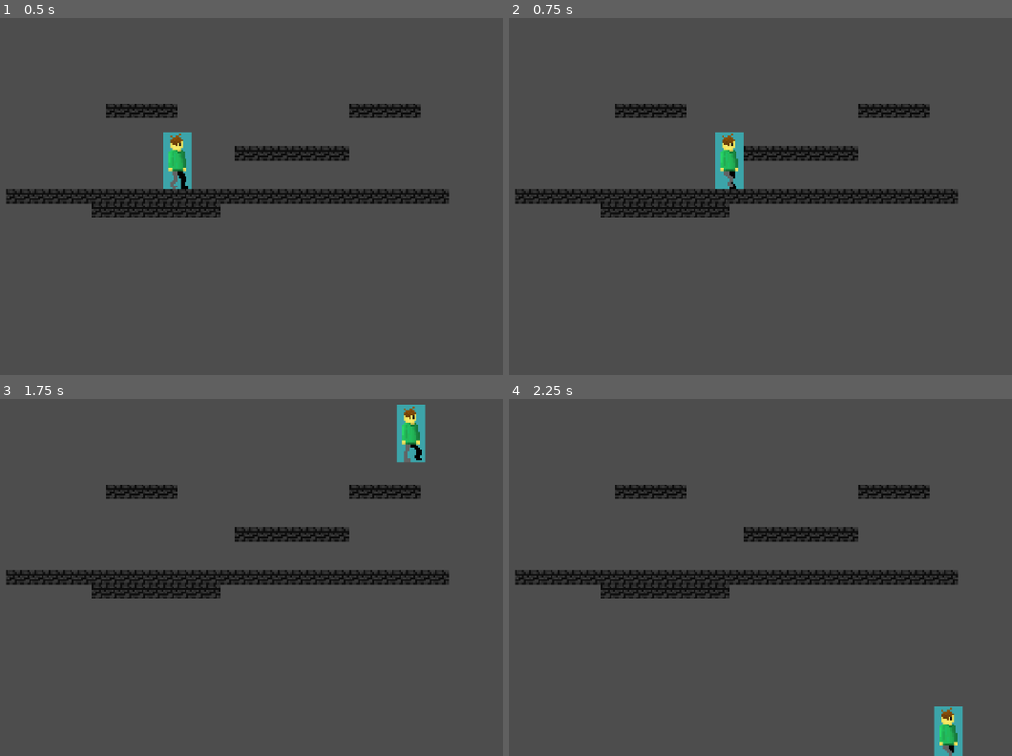
Above: before the commit, frames 1-4 (two rows, left to right).
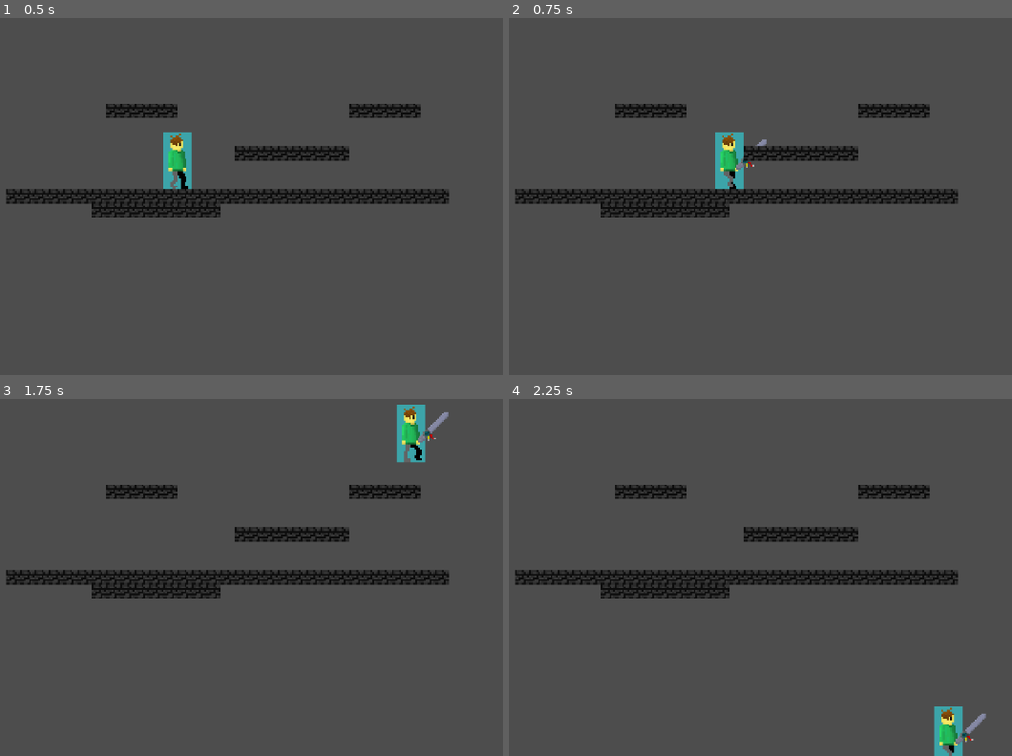
Above: after the commit, the same moments.

Repository: waterslinky/Game2
Game: Godot game, scene res://scenes/main.tscn
The game is run twice, just before and just after one commit, with the same random seed, the same clock (stepped at 60 frames per second) and the same inputs.
Inputs (mouse positions are in pixels of both pictures, inside the frame that each line leads up to):
- Up to frame 1 (0.5 s): no input
- Up to frame 2 (0.75 s): tap Enter (ui_accept) at 0.5 s; move the mouse to (846, 139) at 0.52 s; hold Right (ui_right) from 0.53 s (still down); click (846, 139) at 0.6 s
- Up to frame 3 (1.75 s): keep holding Right (ui_right); tap Enter (ui_accept) at 0.77, 0.8, 1.07, 1.35, 1.52 s; move the mouse to (20, 563) at 1.27 s; click (20, 563) at 1.55 s
- Up to frame 4 (2.25 s): tap Enter (ui_accept) at 1.82 s; move the mouse to (755, 448) at 2.02 s; release Right (ui_right) at 2.03 s; hold Left (ui_left) from 2.03 s (still down); click (755, 448) at 2.1 s

Frame 1 is identical in both runs. In frame 2, less than 0.1% of the frame differs, in the area x 45-52%, y 33-43%; in frame 3, 0.1%, in the area x 83-90%, y 3-13%; in frame 4, 0.1%.

Commit message:
basic sword

Diff:
--- a/project.godot
+++ b/project.godot
@@ -15,6 +15,14 @@
 config/features=PackedStringArray("4.2", "Forward Plus")
 config/icon="res://icon.svg"
 
+[input]
+
+attack={
+"deadzone": 0.5,
+"events": [Object(InputEventMouseButton,"resource_local_to_scene":false,"resource_name":"","device":-1,"window_id":0,"alt_pressed":false,"shift_pressed":false,"ctrl_pressed":false,"meta_pressed":false,"button_mask":0,"position":Vector2(0, 0),"global_position":Vector2(0, 0),"factor":1.0,"button_index":1,"canceled":false,"pressed":false,"double_click":false,"script":null)
+]
+}
+
 [rendering]
 
 textures/canvas_textures/default_texture_filter=0
--- /dev/null
+++ b/scenes/basic_sword.tscn
@@ -0,0 +1,12 @@
+[gd_scene load_steps=3 format=3 uid="uid://ty7q1ovqrl8w"]
+
+[ext_resource type="Texture2D" uid="uid://djcbj1473ihei" path="res://assets/textures/sword.png" id="1_7h4so"]
+[ext_resource type="Script" path="res://scripts/basic_sword.gd" id="1_25req"]
+
+[node name="basic_sword" type="Node2D"]
+script = ExtResource("1_25req")
+
+[node name="Sprite2D" type="Sprite2D" parent="."]
+position = Vector2(9, -9)
+scale = Vector2(0.9, 0.9)
+texture = ExtResource("1_7h4so")
--- a/guy_man.tscn
+++ b/scenes/guy_man.tscn
@@ -1,7 +1,8 @@
-[gd_scene load_steps=20 format=3 uid="uid://cnimv2l8fae58"]
+[gd_scene load_steps=21 format=3 uid="uid://cnimv2l8fae58"]
 
 [ext_resource type="Script" path="res://scripts/guy_man.gd" id="1_xjuxd"]
 [ext_resource type="Texture2D" uid="uid://drmm68br43av7" path="res://assets/textures/player_walking-Sheet.png" id="1_ysvsl"]
+[ext_resource type="PackedScene" uid="uid://ty7q1ovqrl8w" path="res://scenes/basic_sword.tscn" id="3_a00yf"]
 
 [sub_resource type="AtlasTexture" id="AtlasTexture_pi5hx"]
 atlas = ExtResource("1_ysvsl")
@@ -131,3 +132,6 @@
 [node name="CollisionShape2D" type="CollisionShape2D" parent="."]
 position = Vector2(-1, -16)
 shape = SubResource("RectangleShape2D_alqso")
+
+[node name="basic_sword" parent="." instance=ExtResource("3_a00yf")]
+position = Vector2(2, -10)
--- a/scenes/main.tscn
+++ b/scenes/main.tscn
@@ -1,6 +1,6 @@
 [gd_scene load_steps=5 format=3 uid="uid://cutfemkrtv4hb"]
 
-[ext_resource type="PackedScene" uid="uid://cnimv2l8fae58" path="res://guy_man.tscn" id="1_k7nrh"]
+[ext_resource type="PackedScene" uid="uid://cnimv2l8fae58" path="res://scenes/guy_man.tscn" id="1_k7nrh"]
 [ext_resource type="Texture2D" uid="uid://2pjskwq8r4jg" path="res://assets/textures/tiles-export.png" id="2_w3j0c"]
 
 [sub_resource type="TileSetAtlasSource" id="TileSetAtlasSource_fyy22"]
--- a/scenes/player.tscn
+++ /dev/null
@@ -1,165 +0,0 @@
-[gd_scene load_steps=20 format=3 uid="uid://46ykmfxricl6"]
-
-[ext_resource type="Texture2D" uid="uid://drmm68br43av7" path="res://assets/textures/player_walking-Sheet.png" id="1_6qoby"]
-
-[sub_resource type="GDScript" id="GDScript_0rx3a"]
-script/source = "extends CharacterBody2D
-
-
-@export var SPEED = 100.0
-@export var JUMP_VELOCITY = -300.0
-
-# Get the gravity from the project settings to be synced with RigidBody nodes.
-var gravity = ProjectSettings.get_setting(\"physics/2d/default_gravity\")
-
-
-func _physics_process(delta):
-	# Add the gravity.
-	if not is_on_floor():
-		velocity.y += gravity * delta
-
-	# Handle jump.
-	if Input.is_action_just_pressed(\"ui_accept\") and is_on_floor():
-		velocity.y = JUMP_VELOCITY
-
-	# Get the input direction and handle the movement/deceleration.
-	# As good practice, you should replace UI actions with custom gameplay actions.
-	var direction = Input.get_axis(\"ui_left\", \"ui_right\")
-	if direction:
-		velocity.x = direction * SPEED
-	else:
-		velocity.x = move_toward(velocity.x, 0, SPEED)
-
-	move_and_slide()
-"
-
-[sub_resource type="AtlasTexture" id="AtlasTexture_ew3u5"]
-atlas = ExtResource("1_6qoby")
-region = Rect2(0, 0, 16, 32)
-
-[sub_resource type="AtlasTexture" id="AtlasTexture_ns6hx"]
-atlas = ExtResource("1_6qoby")
-region = Rect2(16, 0, 16, 32)
-
-[sub_resource type="AtlasTexture" id="AtlasTexture_pmjqx"]
-atlas = ExtResource("1_6qoby")
-region = Rect2(32, 0, 16, 32)
-
-[sub_resource type="AtlasTexture" id="AtlasTexture_2ss3t"]
-atlas = ExtResource("1_6qoby")
-region = Rect2(48, 0, 16, 32)
-
-[sub_resource type="AtlasTexture" id="AtlasTexture_q2b83"]
-atlas = ExtResource("1_6qoby")
-region = Rect2(64, 0, 16, 32)
-
-[sub_resource type="AtlasTexture" id="AtlasTexture_5txae"]
-atlas = ExtResource("1_6qoby")
-region = Rect2(80, 0, 16, 32)
-
-[sub_resource type="AtlasTexture" id="AtlasTexture_ukyes"]
-atlas = ExtResource("1_6qoby")
-region = Rect2(96, 0, 16, 32)
-
-[sub_resource type="AtlasTexture" id="AtlasTexture_f6qob"]
-atlas = ExtResource("1_6qoby")
-region = Rect2(112, 0, 16, 32)
-
-[sub_resource type="AtlasTexture" id="AtlasTexture_bwxlp"]
-atlas = ExtResource("1_6qoby")
-region = Rect2(128, 0, 16, 32)
-
-[sub_resource type="AtlasTexture" id="AtlasTexture_17eg8"]
-atlas = ExtResource("1_6qoby")
-region = Rect2(144, 0, 16, 32)
-
-[sub_resource type="AtlasTexture" id="AtlasTexture_ioehr"]
-atlas = ExtResource("1_6qoby")
-region = Rect2(160, 0, 16, 32)
-
-[sub_resource type="AtlasTexture" id="AtlasTexture_pph0d"]
-atlas = ExtResource("1_6qoby")
-region = Rect2(176, 0, 16, 32)
-
-[sub_resource type="AtlasTexture" id="AtlasTexture_a37cn"]
-atlas = ExtResource("1_6qoby")
-region = Rect2(192, 0, 16, 32)
-
-[sub_resource type="AtlasTexture" id="AtlasTexture_pu6cp"]
-atlas = ExtResource("1_6qoby")
-region = Rect2(208, 0, 16, 32)
-
-[sub_resource type="AtlasTexture" id="AtlasTexture_p6poc"]
-atlas = ExtResource("1_6qoby")
-region = Rect2(224, 0, 16, 32)
-
-[sub_resource type="SpriteFrames" id="SpriteFrames_dfjyi"]
-animations = [{
-"frames": [{
-"duration": 1.0,
-"texture": SubResource("AtlasTexture_ew3u5")
-}, {
-"duration": 1.0,
-"texture": SubResource("AtlasTexture_ns6hx")
-}, {
-"duration": 1.0,
-"texture": SubResource("AtlasTexture_pmjqx")
-}, {
-"duration": 1.0,
-"texture": SubResource("AtlasTexture_2ss3t")
-}, {
-"duration": 1.0,
-"texture": SubResource("AtlasTexture_q2b83")
-}, {
-"duration": 1.0,
-"texture": SubResource("AtlasTexture_5txae")
-}, {
-"duration": 1.0,
-"texture": SubResource("AtlasTexture_ukyes")
-}, {
-"duration": 1.0,
-"texture": SubResource("AtlasTexture_f6qob")
-}, {
-"duration": 1.0,
-"texture": SubResource("AtlasTexture_bwxlp")
-}, {
-"duration": 1.0,
-"texture": SubResource("AtlasTexture_17eg8")
-}, {
-"duration": 1.0,
-"texture": SubResource("AtlasTexture_ioehr")
-}, {
-"duration": 1.0,
-"texture": SubResource("AtlasTexture_pph0d")
-}, {
-"duration": 1.0,
-"texture": SubResource("AtlasTexture_a37cn")
-}, {
-"duration": 1.0,
-"texture": SubResource("AtlasTexture_pu6cp")
-}, {
-"duration": 1.0,
-"texture": SubResource("AtlasTexture_p6poc")
-}],
-"loop": true,
-"name": &"idle",
-"speed": 5.0
-}]
-
-[sub_resource type="RectangleShape2D" id="RectangleShape2D_mh5v7"]
-size = Vector2(8, 29)
-
-[node name="Player" type="CharacterBody2D"]
-script = SubResource("GDScript_0rx3a")
-
-[node name="AnimatedSprite2D" type="AnimatedSprite2D" parent="."]
-position = Vector2(0, -16)
-sprite_frames = SubResource("SpriteFrames_dfjyi")
-animation = &"idle"
-autoplay = "idle"
-frame_progress = 0.809486
-speed_scale = 3.0
-
-[node name="CollisionShape2D" type="CollisionShape2D" parent="."]
-position = Vector2(0, -14.5)
-shape = SubResource("RectangleShape2D_mh5v7")
--- /dev/null
+++ b/scripts/basic_sword.gd
@@ -0,0 +1,19 @@
+extends Node2D
+
+var active_timer = 0
+
+#@onready var player = $Guy_man
+# Called every frame. 'delta' is the elapsed time since the previous frame.
+func _process(delta):
+
+	if(Input.is_action_just_pressed("attack")):
+		active_timer=25
+
+	if(active_timer):
+		self.visible=true
+		active_timer-=1
+	else:
+		self.visible=false
+	#position.x=player.position.x
+	#position.y=player.position.y
+	pass
--- a/scripts/guy_man.gd
+++ b/scripts/guy_man.gd
@@ -13,6 +13,7 @@
 	if not is_on_floor():
 		velocity.y += gravity * delta
 
+
 	# Handle jump.
 	if Input.is_action_just_pressed("ui_accept") and is_on_floor():
 		velocity.y = JUMP_VELOCITY
Binary file added: assets/textures/sword.png
Not shown, added: assets/textures/sword.png.import
